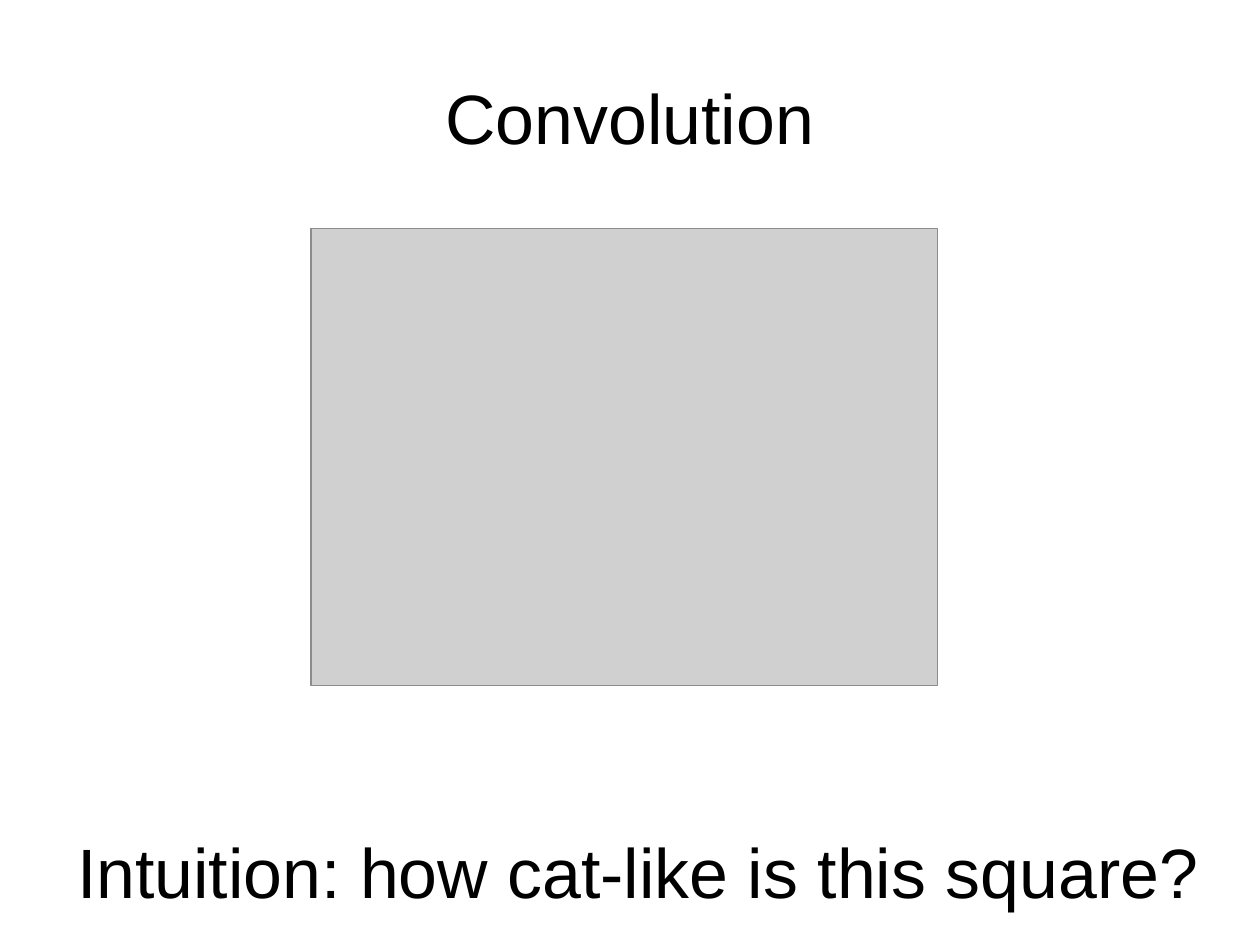
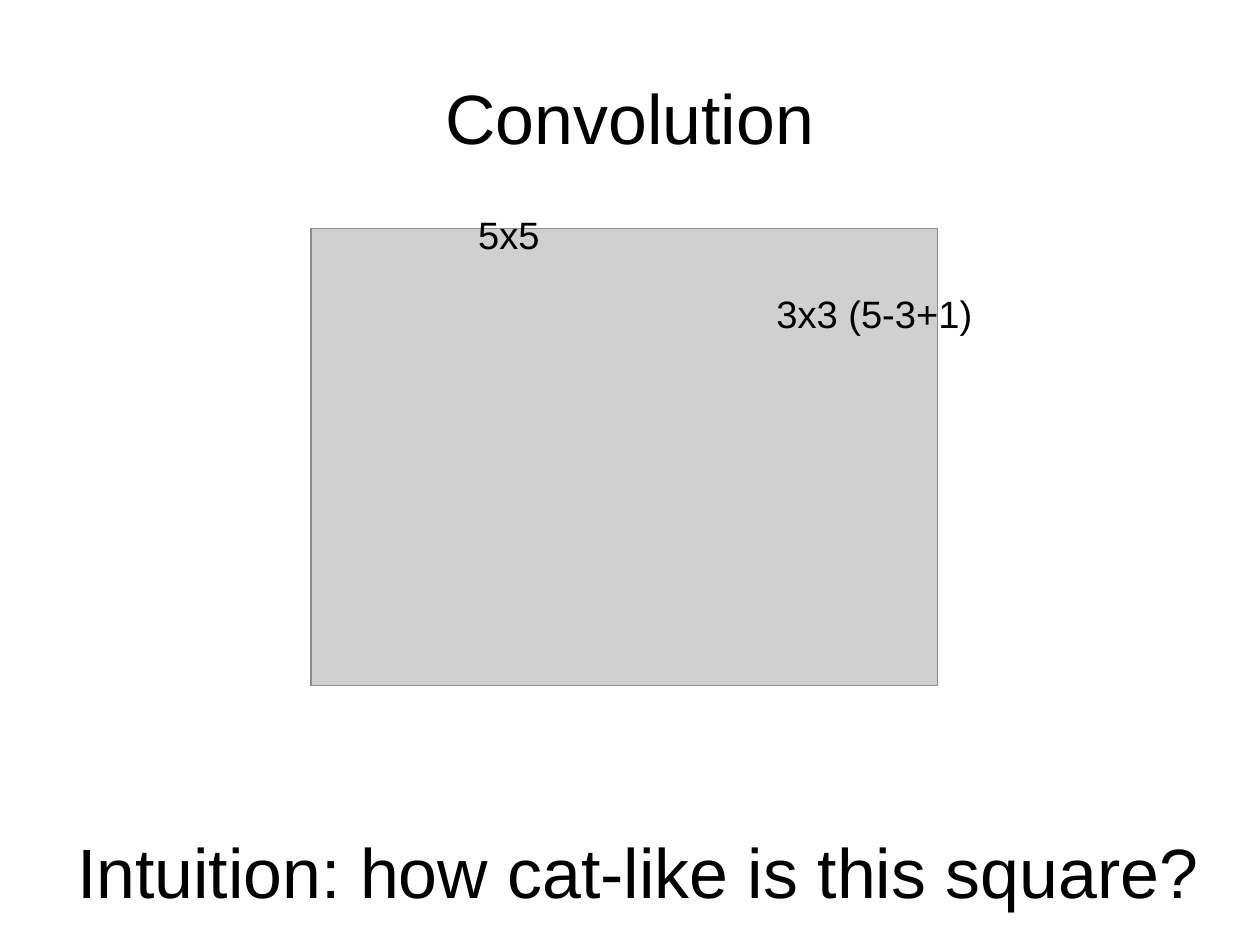
Before and after one commit to yandexdataschool/Practical_DL, a slide deck: slide 8 of week2/lecture2.odp (slide 7 before the commit). Drawn at 1260x945 pixels with LibreOffice and Linux fonts; fonts in the diff are those of the drawing; grey boxes stand for pictures. Boxes give left, top, right and bottom in pixels: in the first picture for what was removed or moved away, otherwise in the second. Text is boxed around its words. In the diff, an @@ line names an element or a change of style, - is before the commit and + after.

```diff
--- a/week2/lecture2.odp
+++ b/week2/lecture2.odp
@@ text added at [478, 219, 539, 250], 24 pt, text #000000 @@
+5x5
@@ text added at [776, 298, 972, 336], 24 pt, text #000000 @@
+3x3 (5-3+1)
```
Also in this commit, not shown: 4 other slides changed, 6 slides added, 1 other file.
